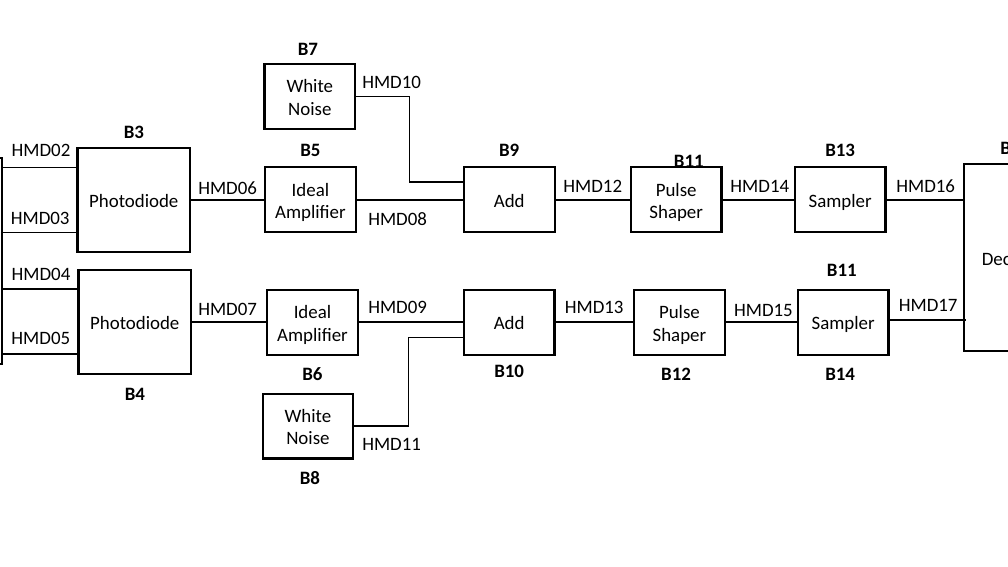
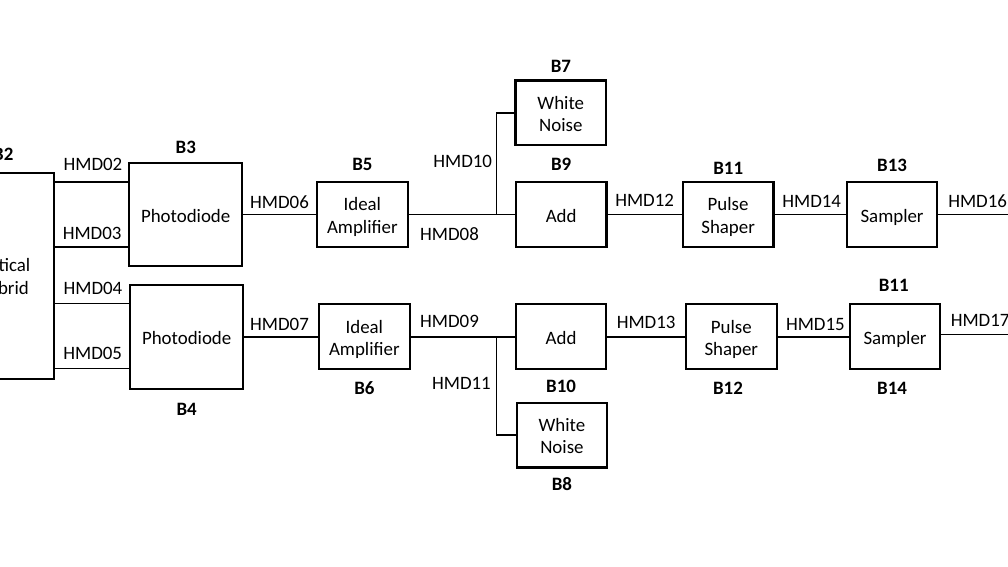
Before and after one commit to pqnarte/LinkPlanner, a slide deck: slide 1 of doc/tex/lib/homodyne_receiver/figures_raw/MQAM_receiver_block_diagram.pptx. Drawn at 1008x567 pixels with LibreOffice and Linux fonts; fonts in the diff are those of the drawing. Boxes give left, top, right and bottom in pixels: in the first picture for what was removed or moved away, otherwise in the second. Text is boxed around its words. In the diff, an @@ line names an element or a change of style, - is before the commit and + after.

```diff
--- a/doc/tex/lib/homodyne_receiver/figures_raw/MQAM_receiver_block_diagram.pptx
+++ b/doc/tex/lib/homodyne_receiver/figures_raw/MQAM_receiver_block_diagram.pptx
@@ text "B7": place and size @@
-text "B7" at [298,42,318,55]
+text "B7" at [551,59,571,72]
@@ rectangle "White Noise": place and size @@
-rectangle "White Noise" at [265,64,355,129]
+rectangle "White Noise" at [516,81,606,146]
@@ elbow line moved from (355, 96) - (464, 182) to (516, 113) - (516, 215) @@
@@ text added at [0,147,13,160], 18 pt, text #000000, bold @@
+B2
@@ text "HMD10": place and size @@
-text "HMD10" at [362,75,421,88]
+text "HMD10" at [433,154,492,167]
@@ text removed at [991,132,1008,163] @@
-B15
@@ text "B11": place and size @@
-text "B11" at [674,154,704,168]
+text "B11" at [713,161,743,174]
@@ rectangle removed at [965,164,1008,352] @@
-Decoder
@@ text "HMD14": place and size @@
-text "HMD14" at [730,180,789,192]
+text "HMD14" at [782,194,841,207]
@@ line moved from (885, 200) - (963, 200) to (938, 215) - (1008, 215) @@
@@ elbow line moved from (353, 426) - (464, 337) to (516, 436) - (516, 337) @@
@@ 22 texts, 12 lines, 11 rectangles: place and size @@
-22 texts, 12 lines, 11 rectangles at [0,125,958,380]
+22 texts, 12 lines, 11 rectangles at [0,140,1008,394]
@@ line moved from (889, 320) - (966, 320) to (941, 334) - (1008, 334) @@
@@ text "HMD11": place and size @@
-text "HMD11" at [362,437,421,450]
+text "HMD11" at [432,377,491,389]
@@ text "B4": place and size @@
-text "B4" at [125,387,145,400]
+text "B4" at [177,402,197,415]
@@ rectangle "White Noise": place and size @@
-rectangle "White Noise" at [262,394,353,459]
+rectangle "White Noise" at [516,403,607,468]
@@ text "B8": place and size @@
-text "B8" at [300,471,320,484]
+text "B8" at [552,477,572,490]
```
Also in this commit, not shown: 41 other files.
